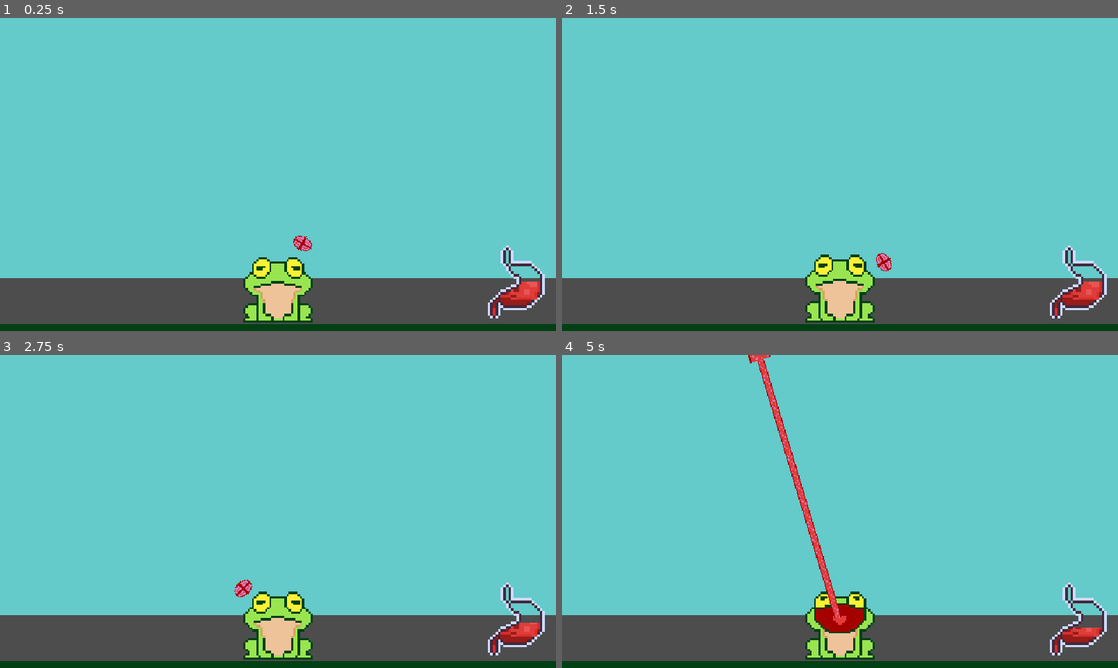
Above: before the commit, frames 1-4 (two rows, left to right).
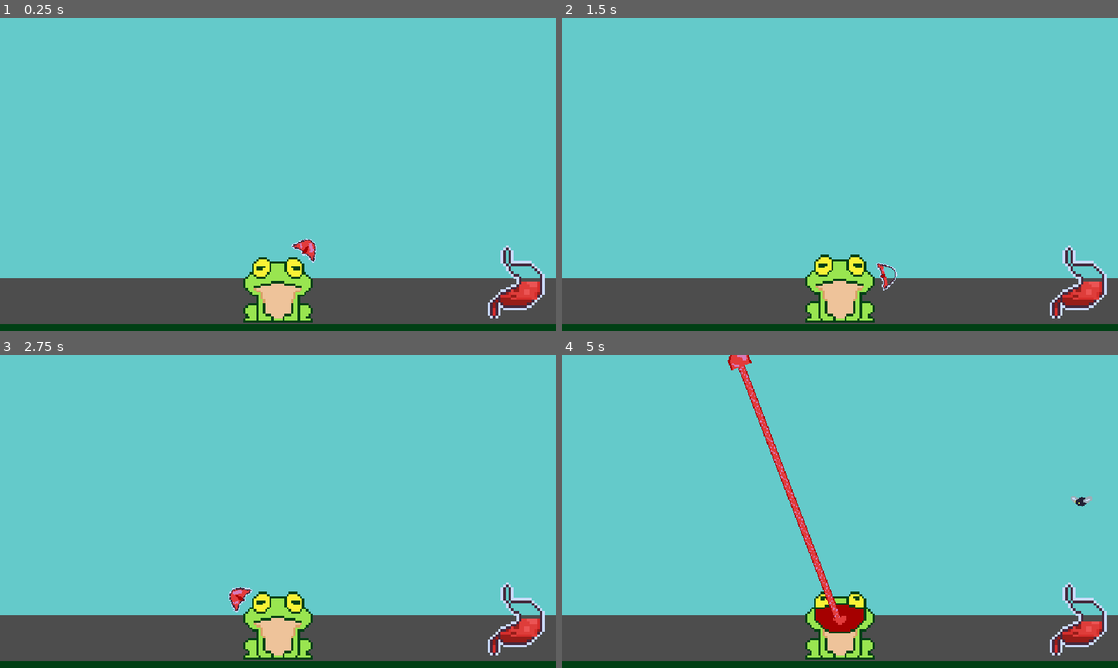
Above: after the commit, the same moments.

Repository: Dreamy-Sheeblings/frog
Game: Godot game, scene res://scenes/main/main.tscn
Two runs of this game, one before a commit and one after it. Both use one fixed random seed, a clock stepped at 60 frames per second and the inputs below.
Inputs:
- Up to frame 1 (0.25 s): no input
- Up to frame 2 (1.5 s): tap Enter (ui_accept) at 0.5, 0.77 s
- Up to frame 3 (2.75 s): tap Enter (ui_accept) at 1.52 s
- Up to frame 4 (5 s): tap Enter (ui_accept) at 3.02, 3.77, 4.52 s

The runs differ from the first frame. In frame 1, 0.2% of the frame differs, in the area x 52-57%, y 69-79%; in frame 2, 0.2%; in frame 3, 0.3%; in frame 4, 2.3%, in the area x 29-98%, y 0-88%.

Commit message:
feat: retexture tongue target and fix the spawner with weighted table pattern

Diff:
--- a/scenes/characters/frog/frog.gd
+++ b/scenes/characters/frog/frog.gd
@@ -2,6 +2,7 @@
 extends Node2D
 
 @onready var tongue_target = $TongueTarget
+@onready var tongue_cooldown_bar: TextureProgressBar = $TongueTarget/CooldownBar
 @onready var anim_sprite = $AnimSprite
 @onready var swallow_timer: Timer = $Timers/SwallowTimer
 @onready var rage_timer: Timer = $Timers/RageTimer
@@ -18,6 +19,7 @@
 enum States {
 	SWAY,
 	EAT,
+	DIE
 }
 
 var current_state: States = States.SWAY
@@ -26,10 +28,14 @@
 	GameEvents.rage_increased.connect(on_rage_increased)
 	GameEvents.frog_devour_something.connect(on_frog_devour_something)
 	GameEvents.emit_hunger_progress_updated(hunger_point)
+	GameEvents.hunger_progress_updated.connect(on_hunger_progress_updated)
 	swallow_timer.timeout.connect(on_swallow_timer_timeout)
 	rage_timer.timeout.connect(on_rage_timer_timeout)
 
 func _process(delta: float) -> void:
+	var tongue_cooldown_elapsed := swallow_timer.wait_time - swallow_timer.time_left
+	var tongue_cooldown_progress := tongue_cooldown_elapsed / swallow_timer.wait_time
+	tongue_cooldown_bar.value = tongue_cooldown_progress
 	if tongue_list.get_child_count() > 0:
 		anim_sprite.play("mouth_opened")
 	else:
@@ -46,7 +52,7 @@
 					current_state = States.EAT
 
 			time += delta
-			var angle_degrees = sin(time * 2.0) * 60.0
+			var angle_degrees = sin(time * 2.0) * 75.0
 			tongue_target.rotation_degrees = angle_degrees
 
 		States.EAT:
@@ -56,9 +62,17 @@
 				current_state = States.SWAY
 				swallow_timer.start()
 
+		States.DIE:
+			queue_free()
+
+func on_hunger_progress_updated(value: float) -> void:
+	hunger_point = value
+	if hunger_point <= 0:
+		current_state = States.DIE
 
 func on_swallow_timer_timeout() -> void:
 	lickable = true
+	swallow_timer.stop()
 
 func on_rage_timer_timeout() -> void:
 	rage_timer.stop()
@@ -66,6 +80,7 @@
 	lickable = false
 	rage_amount = 0
 	GameEvents.emit_rage_amount_updated(rage_amount)
+	swallow_timer.start()
 
 func on_rage_increased(number: int) -> void:
 	rage_amount += number
@@ -75,9 +90,9 @@
 		rage_timer.start()
 
 func on_frog_devour_something(number: int) -> void:
-	if number == 1:
+	if number > 0:
 		devour_combo_counter += 1
-		hunger_point += 15
+		hunger_point += number
 		GameEvents.emit_hunger_progress_updated(hunger_point)
 	else:
 		if not multi_lickable:
--- a/scenes/characters/frog/frog.tscn
+++ b/scenes/characters/frog/frog.tscn
@@ -1,8 +1,9 @@
-[gd_scene load_steps=11 format=3 uid="uid://c1ljkia4u5wil"]
+[gd_scene load_steps=12 format=3 uid="uid://c1ljkia4u5wil"]
 
 [ext_resource type="Script" uid="uid://v5wk6qtvg3uw" path="res://scenes/characters/frog/frog.gd" id="1_aoej0"]
 [ext_resource type="Texture2D" uid="uid://cs7m1n8md2b0y" path="res://scenes/characters/frog/frog.png" id="2_6wucm"]
-[ext_resource type="Texture2D" uid="uid://bu6o3a68hmagd" path="res://scenes/characters/frog/frog_tongue/tongue_head.png" id="4_ysx4s"]
+[ext_resource type="Texture2D" uid="uid://d3647nnbaey87" path="res://scenes/characters/frog/tongue_bar.png" id="3_onr3n"]
+[ext_resource type="Texture2D" uid="uid://cr7o2878rmfc3" path="res://scenes/characters/frog/tongue_progress.png" id="4_coxdj"]
 
 [sub_resource type="AtlasTexture" id="AtlasTexture_6wucm"]
 atlas = ExtResource("2_6wucm")
@@ -76,11 +77,16 @@
 
 [node name="TongueTarget" type="Area2D" parent="."]
 
-[node name="Sprite2D" type="Sprite2D" parent="TongueTarget"]
-position = Vector2(0, -58)
-texture = ExtResource("4_ysx4s")
-hframes = 2
-frame = 1
+[node name="CooldownBar" type="TextureProgressBar" parent="TongueTarget"]
+offset_left = -16.0
+offset_top = -67.0
+offset_right = 16.0
+offset_bottom = -47.0
+max_value = 1.0
+step = 0.05
+fill_mode = 3
+texture_over = ExtResource("3_onr3n")
+texture_progress = ExtResource("4_coxdj")
 
 [node name="Cls" type="CollisionShape2D" parent="TongueTarget"]
 position = Vector2(0, -58)
--- a/scenes/characters/frog/frog_tongue/frog_tongue.gd
+++ b/scenes/characters/frog/frog_tongue/frog_tongue.gd
@@ -20,7 +20,7 @@
 var shoot_direction = Vector2.ZERO
 var traveled_distance := 0.0
 var max_distance := 310.0
-var stuck_area: Area2D
+var touch_area: Area2D
 var ate_sth: bool = false
 
 func _ready() -> void:
@@ -30,20 +30,22 @@
 	shoot_direction = Vector2.UP.rotated(head.rotation)
 
 func on_head_area_entered(area: Area2D) -> void:
-	if area.is_in_group("edibles"):
+	if area.is_in_group("edibles") and not ate_sth:
 		if current_state == States.STUCK:
 			return
 		current_state = States.PULL_BACK
-		GameEvents.emit_rage_increased(5)
+		GameEvents.emit_rage_increased(10)
 		ate_sth = true
-		area.queue_free()
+		touch_area = area
+		area.visible = false
 	if area.is_in_group("stuck"):
-		stuck_area = area
+		touch_area = area
 		current_state = States.STUCK
 
 func on_head_area_exited(area: Area2D) -> void:
-	if area.is_in_group("stuck") and area == stuck_area:
-		stuck_area.queue_free()
+	if area.is_in_group("stuck") and area == touch_area:
+		ate_sth = false
+		touch_area.queue_free()
 		current_state = States.PULL_BACK
 
 func _process(delta: float) -> void:
@@ -74,7 +76,11 @@
 
 		States.DISAPPEAR:
 			if ate_sth:
-				GameEvents.emit_frog_devour_something(1)
+				if touch_area is Fly:
+					GameEvents.emit_frog_devour_something(5)
+				elif touch_area is Spider:
+					GameEvents.emit_frog_devour_something(10)
+				touch_area.queue_free()
 			else:
 				GameEvents.emit_frog_devour_something(0)
 			queue_free()
--- a/scenes/characters/frog/frog_tongue/frog_tongue.tscn
+++ b/scenes/characters/frog/frog_tongue/frog_tongue.tscn
@@ -21,7 +21,6 @@
 [node name="Sprite" type="Sprite2D" parent="TongueHead"]
 position = Vector2(0, -58)
 texture = ExtResource("2_tryyp")
-hframes = 2
 
 [node name="Cls" type="CollisionShape2D" parent="TongueHead"]
 position = Vector2(0, -58)
--- a/scenes/components/managers/insect_spawner/insects_spawner.gd
+++ b/scenes/components/managers/insect_spawner/insects_spawner.gd
@@ -1,55 +1,54 @@
 extends Node
+
+const DIFFICULTY_INTERVAL = 5
 
 @export var fly_scene: PackedScene
 @export var spider_scene: PackedScene
-
-@onready var fly_timer: Timer = $FlyTimer
-@onready var spider_timer: Timer = $SpiderTimer
 @onready var difficult_timer: Timer = $DifficultyTimer
+@onready var spawn_timer: Timer = $SpawnTimer
 
 var view_rect: Rect2
-
-var level := 1
+var insect_table: WeightedTable = WeightedTable.new()
+var difficulty: int = 0
+var base_spawn_time = 0
 
 const MARGIN := 15
 
 func _ready() -> void:
+	insect_table.add_item(fly_scene, 15)
+	base_spawn_time = spawn_timer.wait_time
 	randomize()
 	view_rect = get_viewport().get_visible_rect()
-	fly_timer.timeout.connect(on_fly_timer_timeout)
-	spider_timer.timeout.connect(on_spider_timer_timeout)
 	difficult_timer.timeout.connect(on_difficult_timer_timeout)
-	difficult_timer.start()
-	fly_timer.start()
+	spawn_timer.timeout.connect(on_spawn_timer_timeout)
 
-func on_fly_timer_timeout() -> void:
-	var side = randi() % 3
+func on_spawn_timer_timeout() -> void:
+	spawn_timer.start()
+	var insect_scene = insect_table.pick_item()
 	var spawn_position = Vector2()
+	var insect_instance = insect_scene.instantiate() as Node2D
+	if insect_instance is Fly:
+		var side = randi() % 3
+		match side:
+			0:
+				spawn_position = Vector2(randf_range(view_rect.position.x, view_rect.end.x), -MARGIN)
+			1:
+				spawn_position = Vector2(-MARGIN, randf_range(view_rect.position.y, view_rect.end.y - 100))
+			2:
+				spawn_position = Vector2(view_rect.end.x + MARGIN, randf_range(view_rect.position.y, view_rect.end.y - 100))
+	elif insect_instance is Spider:
+		var index = randi_range(2, 14)
+		spawn_position = Vector2(40 * index, -MARGIN)
 
-	match side:
-		0:
-			spawn_position = Vector2(randf_range(view_rect.position.x, view_rect.end.x), -MARGIN)
-		1:
-			spawn_position = Vector2(-MARGIN, randf_range(view_rect.position.y, view_rect.end.y - 100))
-		2:
-			spawn_position = Vector2(view_rect.end.x + MARGIN, randf_range(view_rect.position.y, view_rect.end.y - 100))
-
-	var fly_instance = fly_scene.instantiate() as Node2D
 	var entities_layer = get_tree().get_first_node_in_group("entities_layer")
-	entities_layer.add_child(fly_instance)
-	fly_instance.global_position = spawn_position
-
-func on_spider_timer_timeout() -> void:
-	var index = randi_range(1, 15)
-	var spawn_position = Vector2(40 * index, -MARGIN)
-	var spider_instance = spider_scene.instantiate() as Node2D
-	var entities_layer = get_tree().get_first_node_in_group("entities_layer")
-	entities_layer.add_child(spider_instance)
-	spider_instance.global_position = spawn_position
-	spider_instance.position = spawn_position
+	entities_layer.add_child(insect_instance)
+	insect_instance.global_position = spawn_position
 
 func on_difficult_timer_timeout() -> void:
-	level += 1
-	match level:
-		2:
-			spider_timer.start()
+	difficulty += 1
+	match difficulty:
+		4:
+			insect_table.add_item(spider_scene, 10)
+	var time_off = (0.1 / 12) * difficulty
+	time_off = min(time_off, 0.8)
+	base_spawn_time = base_spawn_time - time_off
--- a/scenes/components/managers/insect_spawner/insects_spawner.tscn
+++ b/scenes/components/managers/insect_spawner/insects_spawner.tscn
@@ -10,12 +10,10 @@
 spider_scene = ExtResource("3_q6cc4")
 
 [node name="DifficultyTimer" type="Timer" parent="."]
-wait_time = 10.0
+wait_time = 8.0
 autostart = true
 
-[node name="FlyTimer" type="Timer" parent="."]
-wait_time = 5.0
+[node name="SpawnTimer" type="Timer" parent="."]
+wait_time = 4.0
+one_shot = true
 autostart = true
-
-[node name="SpiderTimer" type="Timer" parent="."]
-wait_time = 8.0
--- a/scenes/main/main.tscn
+++ b/scenes/main/main.tscn
@@ -3,7 +3,7 @@
 [ext_resource type="PackedScene" uid="uid://bok7toi4jhycb" path="res://scenes/user_interface/rage_bar/rage_bar.tscn" id="1_l3cfh"]
 [ext_resource type="PackedScene" uid="uid://bwpk101n37afm" path="res://scenes/components/managers/insect_spawner/insects_spawner.tscn" id="2_6q06x"]
 [ext_resource type="PackedScene" uid="uid://c1ljkia4u5wil" path="res://scenes/characters/frog/frog.tscn" id="4_hujxm"]
-[ext_resource type="PackedScene" uid="uid://q0nuhm16ytck" path="res://scenes/user_interface/combo_text/combo_text.tscn" id="5_6q06x"]
+[ext_resource type="PackedScene" uid="uid://q0nuhm16ytck" path="res://scenes/user_interface/combo_counter/combo_counter.tscn" id="5_6q06x"]
 [ext_resource type="PackedScene" uid="uid://bey7vb1aqwgem" path="res://scenes/user_interface/hunger_bar/hunger_bar.tscn" id="5_ow5a4"]
 
 [sub_resource type="QuadMesh" id="QuadMesh_c651c"]
--- a/scenes/objects/spider_web/spider_web.gd
+++ b/scenes/objects/spider_web/spider_web.gd
@@ -6,4 +6,7 @@
 	timer.timeout.connect(on_timer_timeout)
 
 func on_timer_timeout() -> void:
-	queue_free()
+	timer.stop()
+	var disappear_tween = create_tween()
+	disappear_tween.tween_property(self, "modulate", Color(1, 1, 1, 0), 0.3).set_ease(Tween.EASE_IN_OUT).set_trans(Tween.TRANS_CIRC)
+	disappear_tween.tween_callback(queue_free)
--- a/scenes/objects/spider_web/spider_web.tscn
+++ b/scenes/objects/spider_web/spider_web.tscn
@@ -1,10 +1,7 @@
 [gd_scene load_steps=4 format=3 uid="uid://b2s2sgyn30ny7"]
 
 [ext_resource type="Script" uid="uid://stivabibxjcm" path="res://scenes/objects/spider_web/spider_web.gd" id="1_1vric"]
-
-[sub_resource type="SphereMesh" id="SphereMesh_0dg6o"]
-radius = 20.0
-height = 40.0
+[ext_resource type="Texture2D" uid="uid://bb1set1arlm6i" path="res://scenes/objects/spider_web/spider_web.png" id="2_sgxvl"]
 
 [sub_resource type="CircleShape2D" id="CircleShape2D_1vric"]
 radius = 20.0
@@ -12,8 +9,9 @@
 [node name="SpiderWeb" type="Area2D" groups=["stuck"]]
 script = ExtResource("1_1vric")
 
-[node name="Sprite" type="MeshInstance2D" parent="."]
-mesh = SubResource("SphereMesh_0dg6o")
+[node name="Sprite2D" type="Sprite2D" parent="."]
+scale = Vector2(1.5, 1.5)
+texture = ExtResource("2_sgxvl")
 
 [node name="Cls" type="CollisionShape2D" parent="."]
 shape = SubResource("CircleShape2D_1vric")
--- a/scenes/user_interface/combo_text/combo_text.tscn
+++ b/scenes/user_interface/combo_counter/combo_counter.tscn
@@ -1,8 +1,8 @@
 [gd_scene load_steps=2 format=3 uid="uid://q0nuhm16ytck"]
 
-[ext_resource type="Script" uid="uid://ewl8w76cpbau" path="res://scenes/user_interface/combo_text/combo_text.gd" id="1_d8c15"]
+[ext_resource type="Script" uid="uid://ewl8w76cpbau" path="res://scenes/user_interface/combo_counter/combo_counter.gd" id="1_d8c15"]
 
-[node name="ComboText" type="Node2D"]
+[node name="ComboCounter" type="Node2D"]
 script = ExtResource("1_d8c15")
 
 [node name="NumberLabel" type="RichTextLabel" parent="."]
--- a/scenes/user_interface/hunger_bar/hunger_bar.gd
+++ b/scenes/user_interface/hunger_bar/hunger_bar.gd
@@ -8,7 +8,8 @@
 	GameEvents.hunger_progress_updated.connect(on_hunger_progress_updated)
 
 func on_timer_timeout() -> void:
-	progress_bar.value -= 5
+	progress_bar.value -= 3
+	GameEvents.emit_hunger_progress_updated(progress_bar.value)
 
 func on_hunger_progress_updated(amount: float) -> void:
 	progress_bar.value = amount
--- a/scenes/user_interface/hunger_bar/hunger_bar.tscn
+++ b/scenes/user_interface/hunger_bar/hunger_bar.tscn
@@ -8,7 +8,7 @@
 script = ExtResource("1_7idg1")
 
 [node name="Timer" type="Timer" parent="."]
-wait_time = 2.0
+wait_time = 3.0
 autostart = true
 
 [node name="HungerProgressBar" type="TextureProgressBar" parent="."]
--- /dev/null
+++ b/scripts/weighted_table.gd
@@ -0,0 +1,17 @@
+class_name WeightedTable
+
+var items: Array[Dictionary] = []
+var weight_sum: int = 0
+
+func add_item(item, weight: int) -> void:
+	items.append({"item": item, "weight": weight})
+	weight_sum += weight
+
+func pick_item():
+	var chosen_weight = randi_range(1, weight_sum)
+	var iteration_sum = 0
+
+	for item in items:
+		iteration_sum += item["weight"]
+		if chosen_weight <= iteration_sum:
+			return item["item"]
Binary file changed: scenes/characters/frog/frog_tongue/tongue_head.png
Binary file added: scenes/characters/frog/tongue_bar.png
Not shown, added: scenes/characters/frog/tongue_bar.png.import
Binary file added: scenes/characters/frog/tongue_progress.png
Not shown, added: scenes/characters/frog/tongue_progress.png.import
Binary file added: scenes/objects/spider_web/spider_web.png
Not shown, added: scenes/objects/spider_web/spider_web.png.import
Renamed: scenes/user_interface/combo_text/combo_text.gd -> scenes/user_interface/combo_counter/combo_counter.gd
Renamed: scenes/user_interface/combo_text/combo_text.gd.uid -> scenes/user_interface/combo_counter/combo_counter.gd.uid
Not shown, added: scripts/weighted_table.gd.uid
